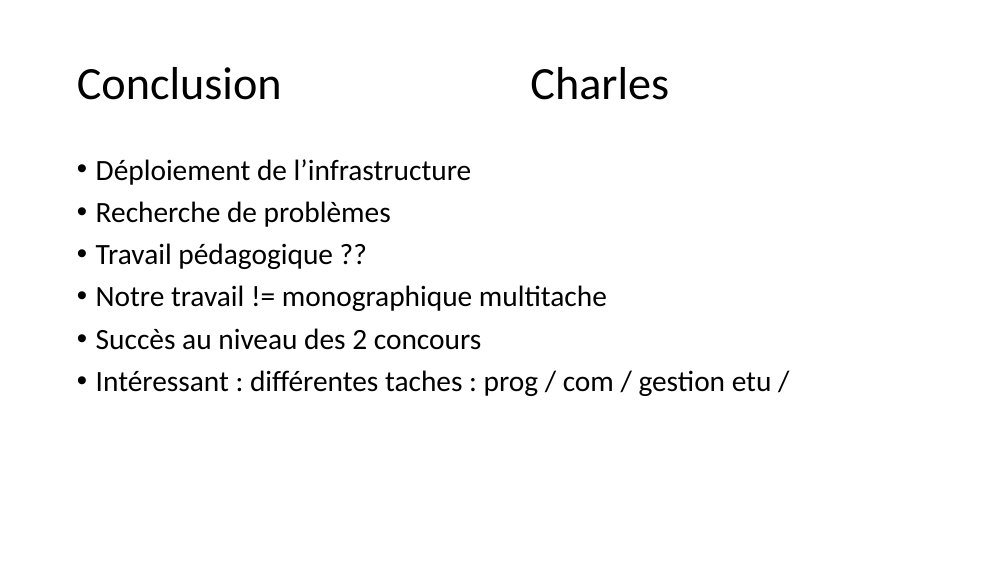
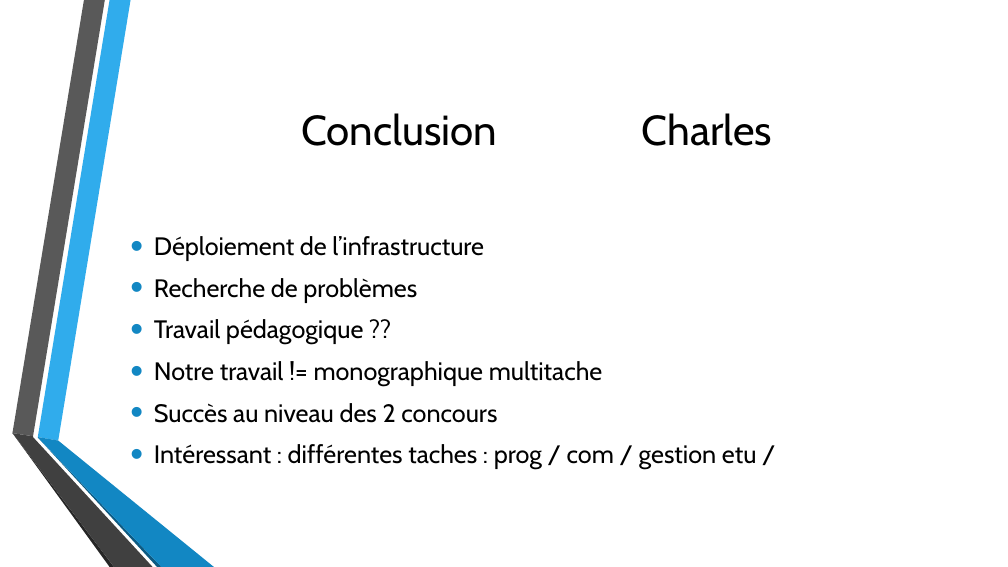
Before and after one commit to GRnice/ConcoursJuin, a slide deck: slide 15 of rapport/presentation.pptx. Drawn at 1008x567 pixels with LibreOffice and Linux fonts; fonts in the diff are those of the drawing; background and template pictures are left out. Boxes give left, top, right and bottom in pixels: in the first picture for what was removed or moved away, otherwise in the second. Text is boxed around its words. In the diff, an @@ line names an element or a change of style, - is before the commit and + after.

Commit message:
theme en + dans le ppt

```diff
--- a/rapport/presentation.pptx
+++ b/rapport/presentation.pptx
@@ title "Conclusion Charles": place and size @@
-title "Conclusion Charles" at [77, 67, 669, 100]
+title "Conclusion Charles" at [301, 113, 773, 146]
@@ title "Conclusion Charles" at [301, 113, 773, 146]: size 44 to 40 pt, font Calibri to Cabin; alignment left to centre; line spacing 0.9 to 1 @@
@@ text "Déploiement de l’infrastructure": place and size @@
-text "Déploiement de l’infrastructure" at [96, 159, 772, 396]
+text "Déploiement de l’infrastructure" at [154, 236, 757, 469]
@@ text "Déploiement de l’infrastructure" at [154, 236, 757, 469]: size 28 to 24 pt, font Calibri to Cabin; indent changed; line spacing 0.9 to 1; vertical alignment top to middle @@
@@ group added at [12, 0, 214, 567]: 6 freeform shapes @@
```
Also in this commit, not shown: 14 other slides changed.
